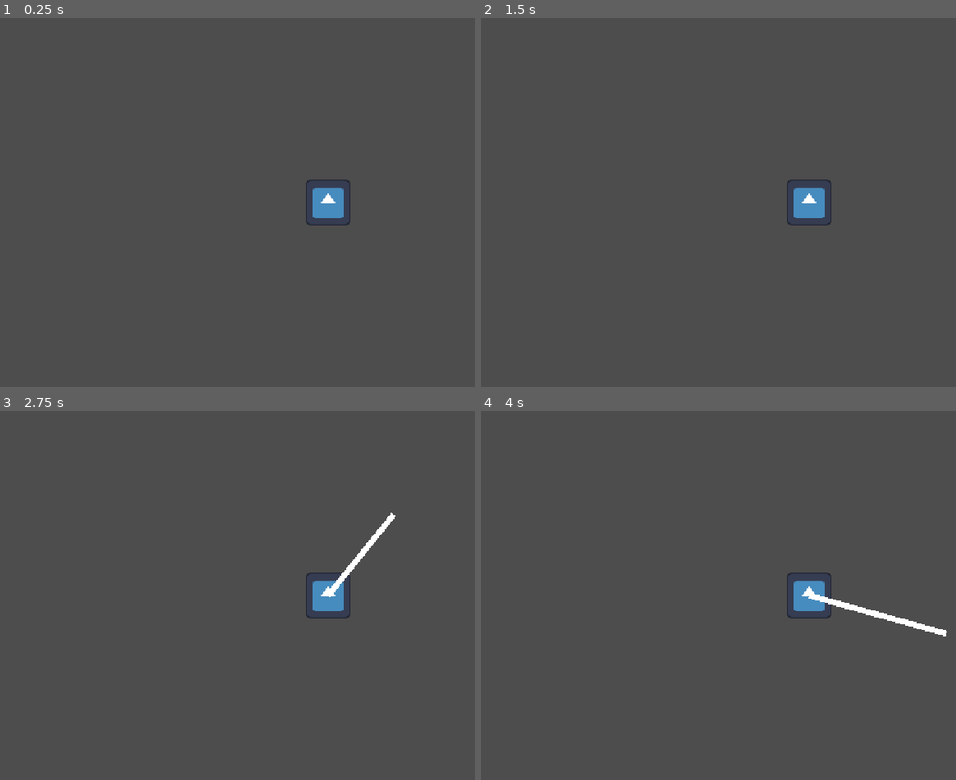
Above: before the commit, frames 1-4 (two rows, left to right).
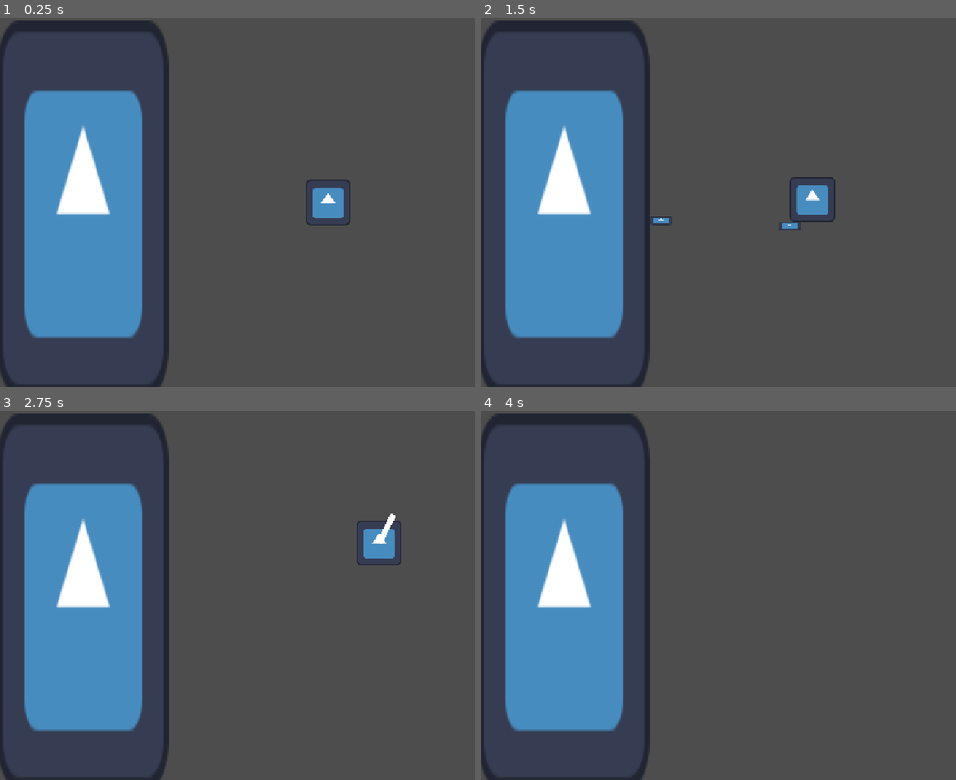
Above: after the commit, the same moments.

Repository: helladecimal/throwmania
Game: Godot game, scene res://scenes/main.tscn
Same seed, same stepped clock (60 frames per second), same inputs: the game is played once before the commit and once after it. The engine's default icon, where the game draws it, is replaced by a stand-in: a white triangle on a blue panel in a dark square.
Inputs (mouse positions are in pixels of both pictures, inside the frame that each line leads up to):
- Up to frame 1 (0.25 s): no input
- Up to frame 2 (1.5 s): tap Enter at 0.5 s; move the mouse to (951, 184) at 0.52 s; press the mouse at (951, 184) at 0.53 s; hold Right 0.53-1.28 s; tap Space at 1.25 s; move the mouse to (675, 220) at 1.27 s; release the mouse at (675, 220) at 1.28 s; hold Down from 1.28 s (still down); click (675, 220) at 1.35 s
- Up to frame 3 (2.75 s): move the mouse to (394, 514) at 2.02 s; release Down at 2.03 s; press the mouse at (394, 514) at 2.03 s; hold Right from 2.03 s (still down); tap Alt at 2.1 s
- Up to frame 4 (4 s): move the mouse to (775, 669) at 2.77 s; release Right at 2.78 s; release the mouse at (775, 669) at 2.78 s; hold Up 2.78-3.53 s; tap Shift at 2.85 s; click (775, 669) at 3.05 s; tap Enter at 3.5 s; move the mouse to (outside the picture) at 3.52 s; press the mouse at (outside the picture) at 3.53 s; hold Left from 3.53 s (still down)

The runs differ from the first frame. In frame 1, 20% of the frame differs, in the area x 0-36%, y 0-100%; in frame 2, 21%; in frame 3, 22%, in the area x 0-85%, y 0-100%; in frame 4, 21%.

Commit message:
ball launching

Diff:
--- a/scenes/ball.gd
+++ b/scenes/ball.gd
@@ -1,10 +1,15 @@
 extends RigidBody2D
 class_name Ball
+
+func new():
+	return duplicate()
 
 # Called when the node enters the scene tree for the first time.
 func _ready() -> void:
 	pass # Replace with function body.
 
+func _physics_process(delta: float) -> void:
+	move_and_collide(linear_velocity)
 
 # Called every frame. 'delta' is the elapsed time since the previous frame.
 func _process(delta: float) -> void:
--- a/scenes/ball.tscn
+++ b/scenes/ball.tscn
@@ -4,6 +4,7 @@
 [ext_resource type="Script" uid="uid://5r3utpikltoj" path="res://scenes/ball.gd" id="1_cxlvu"]
 
 [sub_resource type="CircleShape2D" id="CircleShape2D_g4v7s"]
+radius = 8.0
 
 [node name="Ball" type="RigidBody2D" unique_id=336183156]
 lock_rotation = true
--- a/scenes/main.tscn
+++ b/scenes/main.tscn
@@ -3,6 +3,13 @@
 [ext_resource type="PackedScene" uid="uid://n4tt7ta0rue2" path="res://scenes/player.tscn" id="1_o5qli"]
 [ext_resource type="PackedScene" uid="uid://bgx00iiojfwoh" path="res://scenes/ui.tscn" id="2_0wfyh"]
 [ext_resource type="Script" uid="uid://ded46xtk20tm3" path="res://scripts/player.gd" id="2_sugp2"]
+[ext_resource type="Texture2D" uid="uid://j2ae0dx10fx8" path="res://assets/icon.svg" id="3_jyhfs"]
+
+[sub_resource type="PhysicsMaterial" id="PhysicsMaterial_cxlvu"]
+bounce = 1.0
+
+[sub_resource type="RectangleShape2D" id="RectangleShape2D_g4v7s"]
+size = Vector2(122, 266)
 
 [node name="Main" type="Node" unique_id=513866493]
 
@@ -12,7 +19,21 @@
 lock_rotation = true
 script = ExtResource("2_sugp2")
 
-[node name="Camera2D" type="Camera2D" parent="Main2D/Player" unique_id=1333205329]
+[node name="Camera2D" type="Camera2D" parent="Main2D" unique_id=1333205329]
 zoom = Vector2(2.5, 2.5)
 
+[node name="Level" type="Node2D" parent="Main2D" unique_id=728105612]
+
+[node name="StaticBody2D" type="StaticBody2D" parent="Main2D/Level" unique_id=1140625096]
+physics_material_override = SubResource("PhysicsMaterial_cxlvu")
+
+[node name="CollisionShape2D" type="CollisionShape2D" parent="Main2D/Level/StaticBody2D" unique_id=1273413980]
+position = Vector2(-173, 3)
+shape = SubResource("RectangleShape2D_g4v7s")
+
+[node name="Sprite2D" type="Sprite2D" parent="Main2D/Level/StaticBody2D" unique_id=1604482762]
+position = Vector2(-172, 4.0000153)
+scale = Vector2(0.9375, 2.0625002)
+texture = ExtResource("3_jyhfs")
+
 [node name="UI" parent="." unique_id=1149753460 instance=ExtResource("2_0wfyh")]
--- a/scripts/player.gd
+++ b/scripts/player.gd
@@ -5,7 +5,7 @@
 @export var moving = false
 @onready var powerbar: ColorRect = $powerbar
 
-var power = 400.0
+var power = 70.0
 # Called when the node enters the scene tree for the first time.
 func _ready() -> void:
 	pass # Replace with function body.
@@ -14,13 +14,17 @@
 var mouse_dir = atan2(mouse_pos.y, mouse_pos.x) + 3*PI/2
 func throw(speed):
 	print(speed)
-	var offset = mouse_pos.normalized() * 10
-	var ball = Ball.new()
+	var offset = mouse_pos.normalized() * 40
+	var ball_sc: PackedScene = load("res://scenes/ball.tscn")
+	var ball = ball_sc.instantiate()
 	ball.position = position + offset
 	add_child(ball)
 
 	ball.linear_velocity = mouse_pos.normalized() * speed
 	pass
+
+func _physics_process(delta: float) -> void:
+	move_and_collide(linear_velocity)
 
 # Called every frame. 'delta' is the elapsed time since the previous frame.
 func _process(delta: float) -> void:
